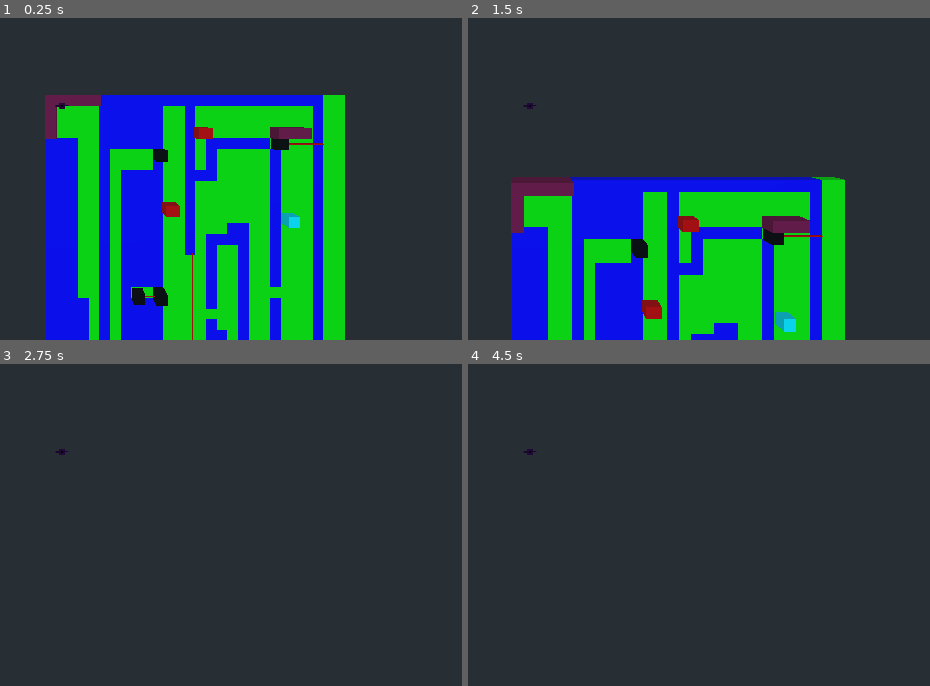
Above: before the commit, frames 1-4 (two rows, left to right).
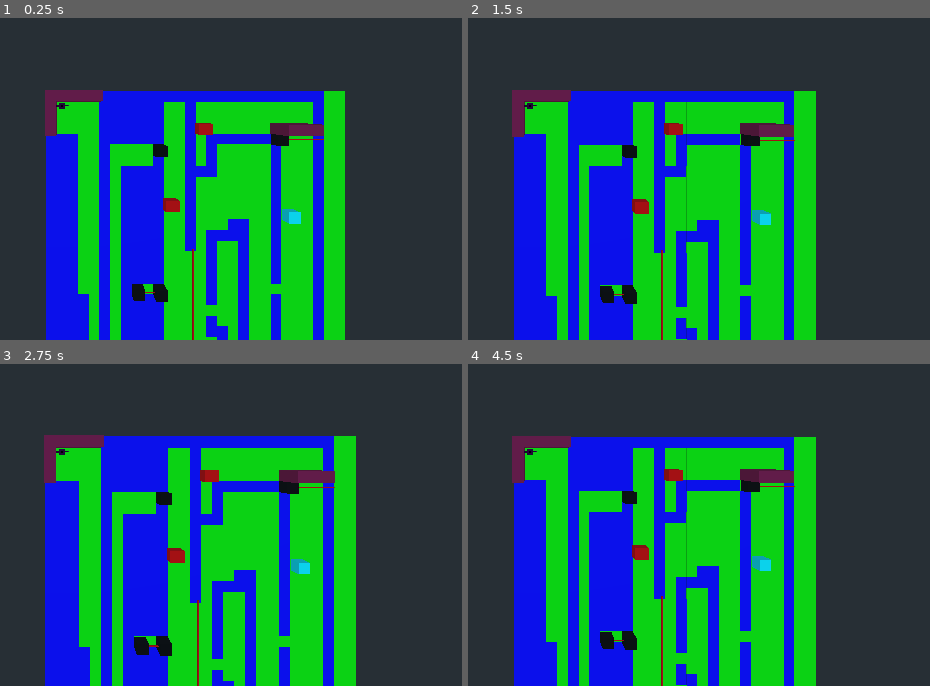
Above: after the commit, the same moments.

Repository: dktr0/NotWaitingForGodot
Game: Godot game, scene res://NotWaitingForGodot.tscn
The game is run twice, just before and just after one commit, with the same random seed, the same clock (stepped at 60 frames per second) and the same inputs.
Inputs (mouse positions are in pixels of both pictures, inside the frame that each line leads up to):
- Up to frame 1 (0.25 s): no input
- Up to frame 2 (1.5 s): tap Enter at 0.5 s; move the mouse to (574, 104) at 0.52 s; hold W (left_stick_up) from 0.53 s (still down); tap Space (a_button) at 0.6, 1.35 s; click (574, 104) at 0.67 s; move the mouse to (491, 108) at 1.27 s
- Up to frame 3 (2.75 s): keep holding W (left_stick_up); move the mouse to (83, 444) at 2.02 s; tap Space (a_button) at 2.1 s
- Up to frame 4 (4.5 s): keep holding W (left_stick_up); move the mouse to (518, 460) at 2.77 s; tap Space (a_button) at 2.85, 3.6, 4.35 s; click (518, 460) at 2.92 s; move the mouse to (588, 457) at 3.52 s; move the mouse to (468, 447) at 4.27 s

The runs differ from the first frame. In frame 1, 4.2% of the frame differs, in the area x 9-75%, y 22-100%; in frame 2, 36%; in frame 3, 52%, in the area x 9-78%, y 22-100%; in frame 4, 51%.

Commit message:
fixed beams and movable cubes

Diff:
--- a/Beam.gd
+++ b/Beam.gd
@@ -6,14 +6,28 @@
 var beamDirection = null;
 
 func _ready():
+	scaleAndCast();
+
+func scaleAndCast(d=50):
 	if beamDirection == "down":
 		rayCast.cast_to = Vector3(0,0,50);
+		rayMesh.set_scale(Vector3(0.1,0.1,d/2));
+		rayMesh.set_translation(Vector3(0,0,d/2));
 	elif beamDirection == "up":
 		rayCast.cast_to = Vector3(0,0,-50);
+		rayMesh.set_scale(Vector3(0.1,0.1,d*(-1)/2));
+		rayMesh.set_translation(Vector3(0,0,(d*-1)/2));
 	elif beamDirection == "left":
 		rayCast.cast_to = Vector3(-50,0,0);
+		rayMesh.set_scale(Vector3(d*(-1)/2,0.1,0.1));
+		rayMesh.set_translation(Vector3(d*(-1)/2,0,0));
+	elif beamDirection == "right":
+		rayCast.cast_to = Vector3(50,0,0);
+		rayMesh.set_scale(Vector3(d/2,0.1,0.1));
+		rayMesh.set_translation(Vector3(d/2,0,0));
 	else:
-		rayCast.cast_to = Vector3(50,0,0);
+		print("UHOH - unrecognized beam direction (freeing beam node)");
+		queue_free();
 
 func _physics_process(delta):
 	var hit = rayCast.get_collider();
@@ -23,15 +37,4 @@
 			$"/root/NotWaitingForGodot/World".reset();
 		elif !hit.is_in_group("Beam") && !hit.is_in_group("Player"):
 			var d = get_translation().distance_to(hit.get_translation());
-			if(beamDirection == "down"):
-				rayMesh.set_scale(Vector3(0.1,0.1,d/2));
-				rayMesh.set_translation(Vector3(0,0,d/2));
-			if(beamDirection == "up"):
-				rayMesh.set_scale(Vector3(0.1,0.1,d*(-1)/2));
-				rayMesh.set_translation(Vector3(0,0,(d*-1)/2));
-			if(beamDirection == "left"):
-				rayMesh.set_scale(Vector3(d*(-1)/2,0.1,0.1));
-				rayMesh.set_translation(Vector3(d*(1)/2,0,0));
-			if(beamDirection == "right"):
-				rayMesh.set_scale(Vector3(d/2,0.1,0.1));
-				rayMesh.set_translation(Vector3(d/2,0,0));
+			scaleAndCast(d);
--- a/World.gd
+++ b/World.gd
@@ -119,6 +119,8 @@
 	sb.translation = Vector3(x,y,z);
 	sb.set_mass(1);
 	sb.set_friction(1);
+	sb.set_bounce(0);
+	sb.set_linear_damp(5);
 	add_child(sb);
 
 func makeASphere(x=0,y=0,z=0,r=1,g=0,b=0):
@@ -336,9 +338,11 @@
 			c = Vector3(0.6,0.1,0.3);
 		else: # substance == "grass
 			c = Vector3(0,1,0);
-		makeACube(x,y-yScale,z,c.x,c.y,c.z,2,yScale,2);
-		for n in h:
-			makeACube(x,y-yScale+(n*yScale),z,c.x,c.y,c.z,2,yScale,2);
+		# makeACube(x,y-yScale,z,c.x,c.y,c.z,2,yScale,2);
+		var h2 = h + 1;
+		makeACube(x,y-yScale+(h*yScale*0.5),z,c.x,c.y,c.z,2,yScale*h2,2);
+		#for n in h:
+		#	makeACube(x,y-yScale+(n*yScale),z,c.x,c.y,c.z,2,yScale,2);
 		if substance == "water":
 			var e = 6;
 			for n in e:
